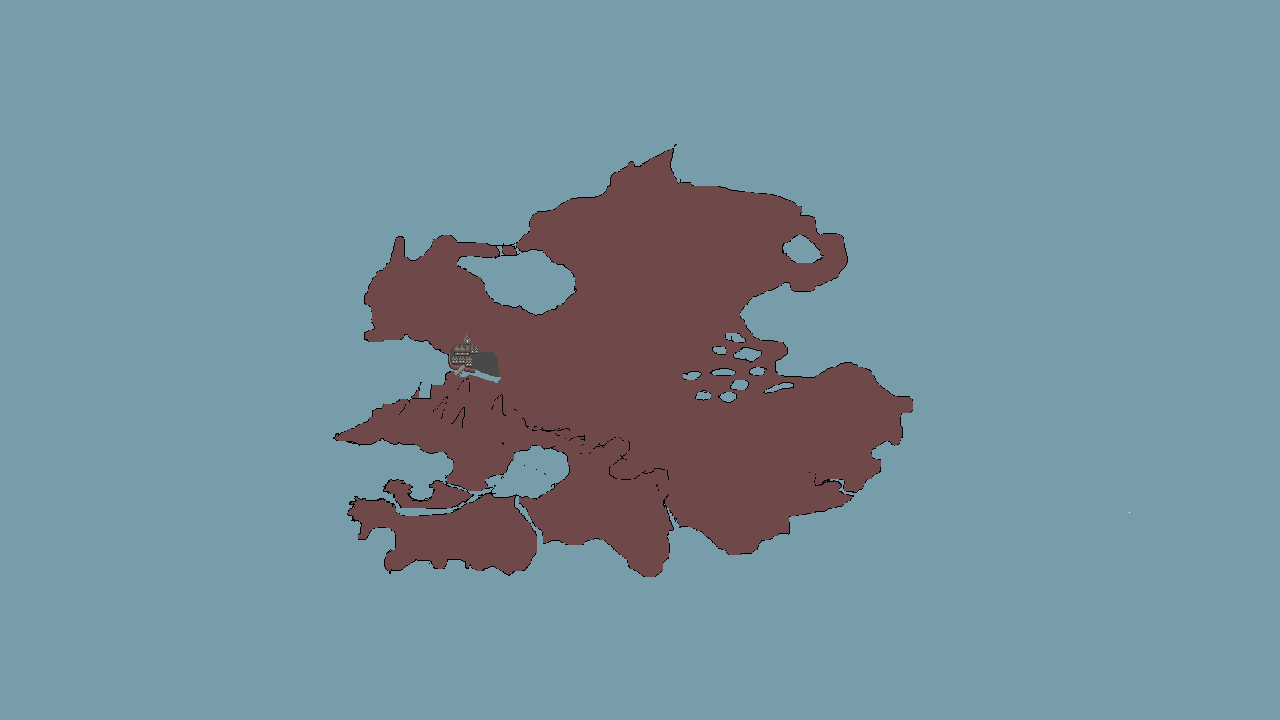
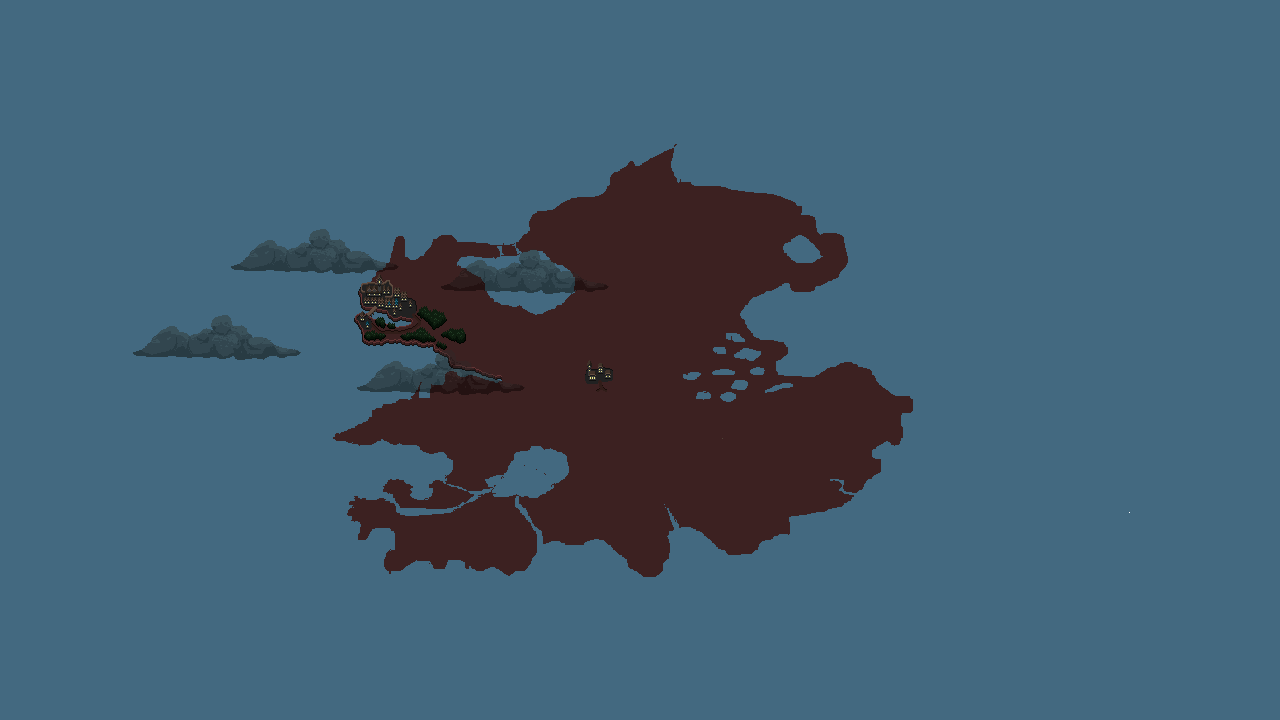
Two versions of the same layered image (1280 x 720). Layer-by-layer changes:
added group "Group 3" with 6 layers above "Group 2" over bbox(0, 0, 783, 696)
added group "Nuage" with 4 layers in group "Group 3" over bbox(133, 229, 609, 395)
added layer "Layer 14" in group "Nuage" over bbox(357, 350, 525, 395)
moved "Layer 13" into group "Nuage", painted on it over bbox(441, 249, 609, 376)
moved "Layer 12" into group "Nuage", painted on it over bbox(133, 315, 478, 367)
added layer "Layer 11" in group "Nuage" over bbox(231, 229, 399, 274)
added group "Group 2" with 1 layers above "Group 1" over bbox(585, 360, 613, 392)
added layer "Layer 8" in group "Group 2" over bbox(585, 360, 613, 392)
painted on "Layer 1" over bbox(364, 306, 501, 377)
added layer "Layer 5" in group "Group 1" over bbox(354, 274, 502, 380)
renamed "Calque 2 copie" to "base", painted on it over bbox(333, 144, 913, 577)
